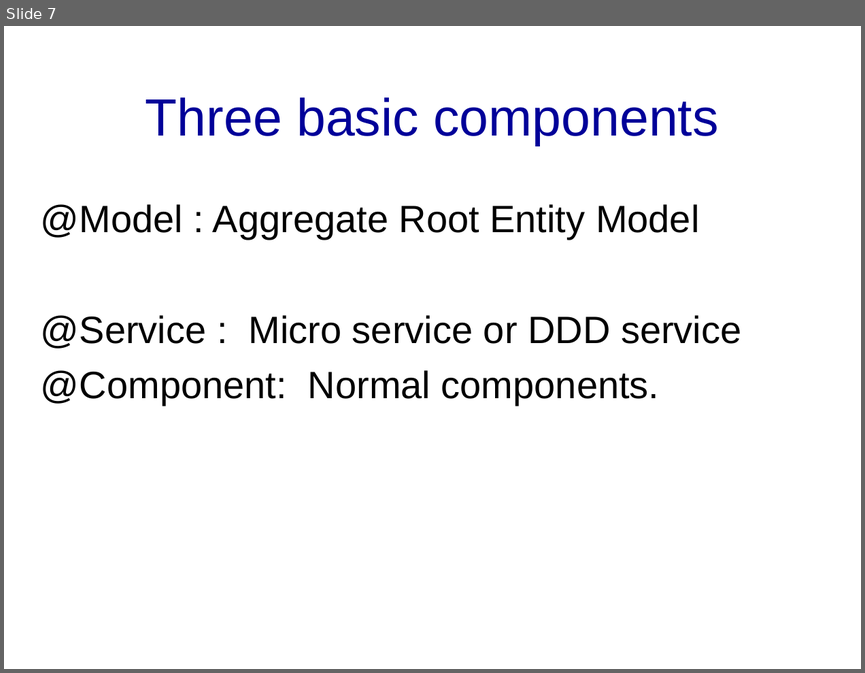
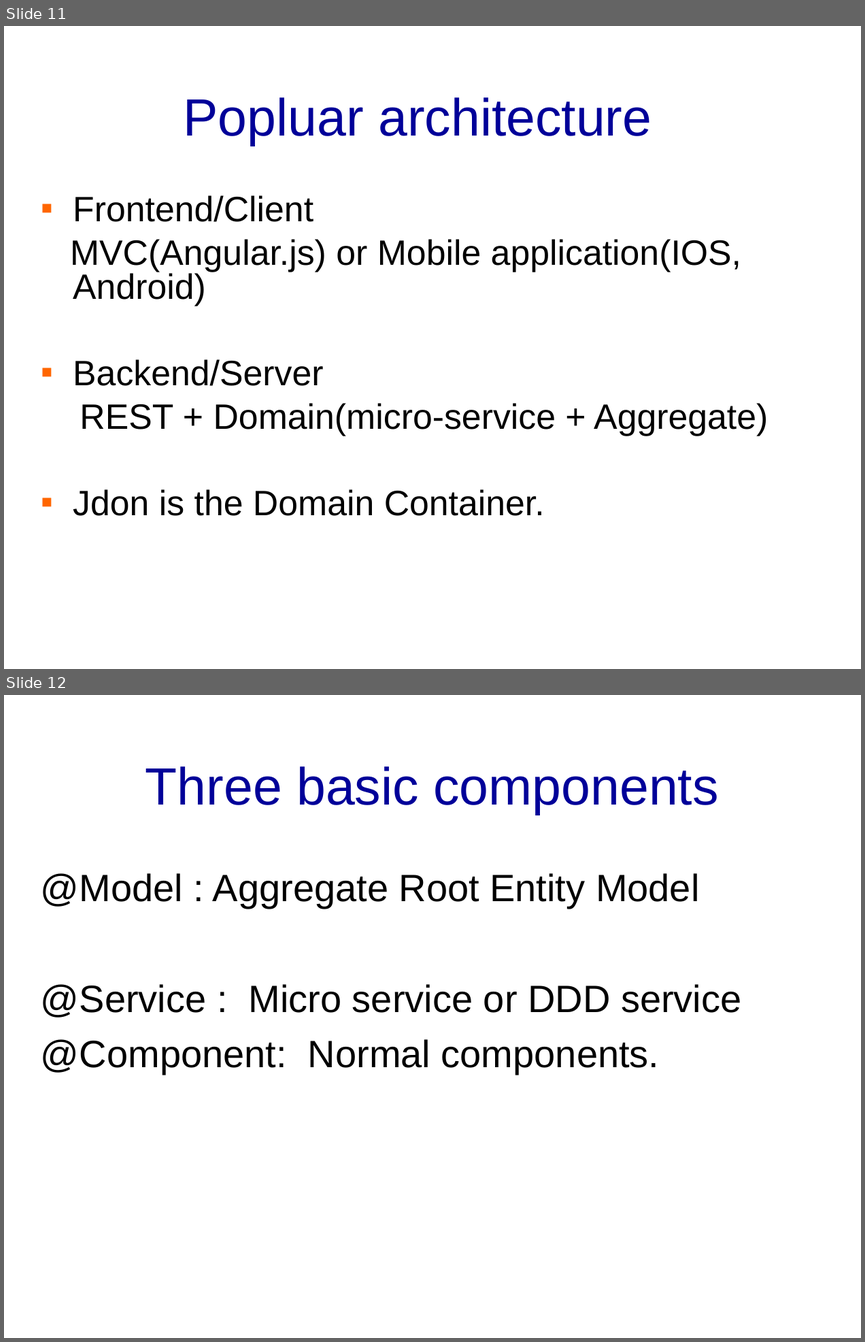
Before and after one commit to banq/banq.github.io, a slide deck: JdonFramework.ppt. Shown one above the other, each under a label of ours: slide 7 before the commit, slides 11 and 12 after it. The pictures are 865x673 and 865x1342 pixels, drawn with LibreOffice and Linux fonts; fonts in the diff are those of the drawing; background and template pictures are left out. Boxes give left, top, right and bottom in pixels: in the first picture for what was removed or moved away, otherwise in the second. Text is boxed around its words. In the diff, an @@ line names an element or a change of style, - is before the commit and + after.

```diff
--- a/JdonFramework.ppt
+++ b/JdonFramework.ppt
@@ slide 11 added at <box>4,26,861,669</box>, background picture (left out) @@
@@ title added at <box>184,97,651,146</box>, 44 pt, text #000099 @@
+Popluar architecture
@@ text added at <box>70,195,768,516</box>, 29.6 pt, text #000000 @@
+▪ Frontend/Client
+MVC(Angular.js) or Mobile application(IOS, Android)
+▪ Backend/Server
+REST + Domain(micro-service + Aggregate)
+▪ Jdon is the Domain Container.
@@ what was slide 7 is now slide 12 @@
```
Also in this commit, not shown: 1 slide changed, 5 other slides added, 1 slide removed, 1 other file.
